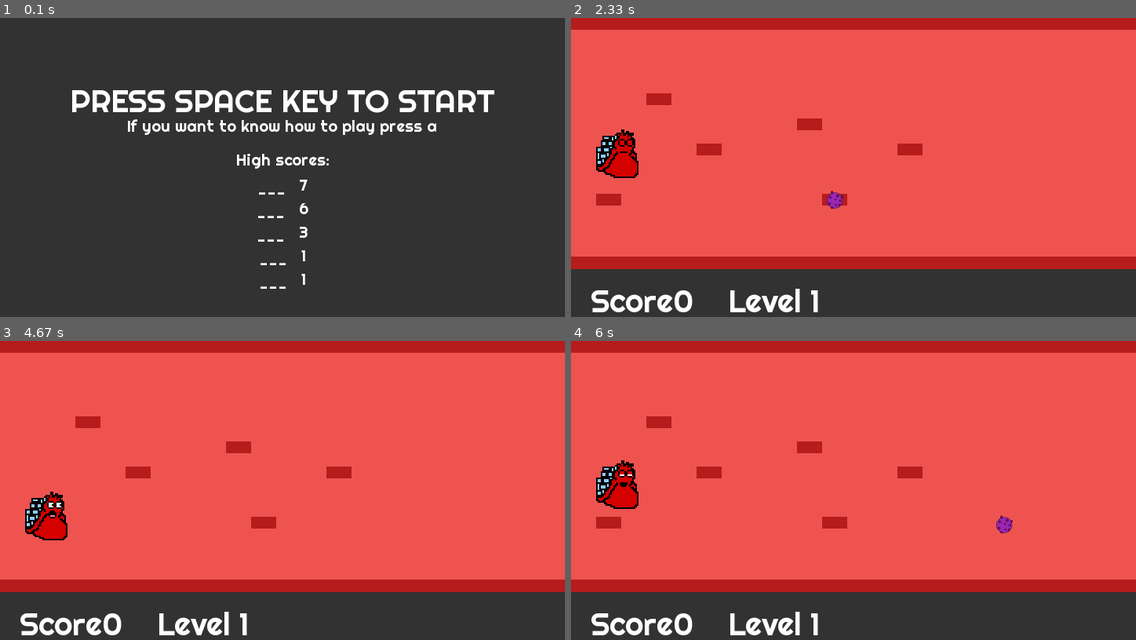
Above: before the commit, frames 1-4 (two rows, left to right).
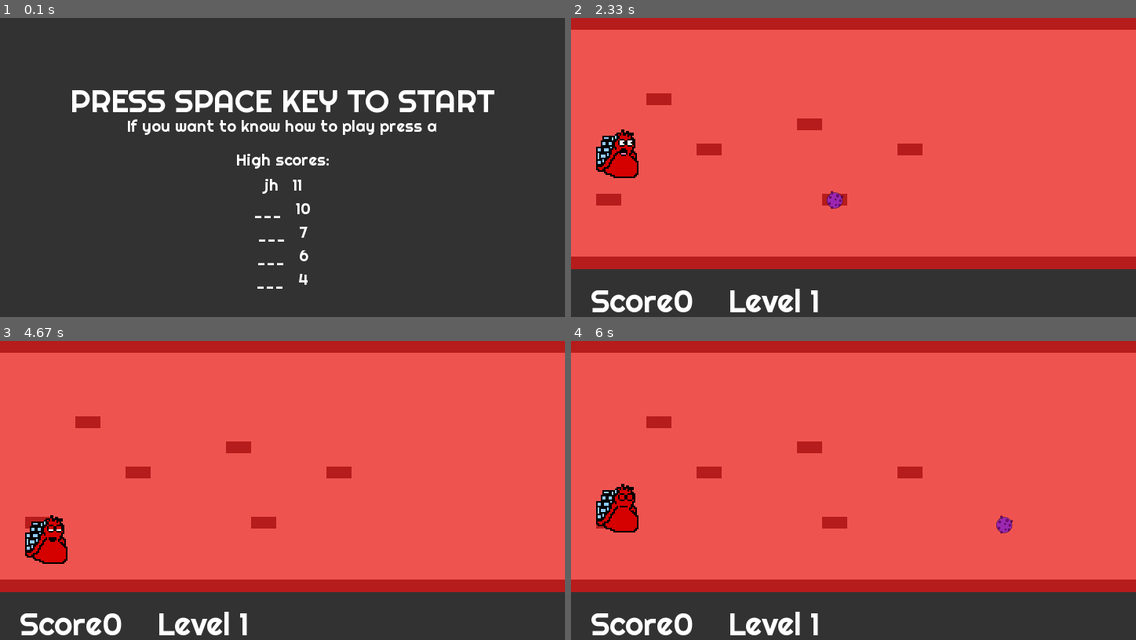
Above: after the commit, the same moments.

Repository: Moks8/pygame_virus
Game: pygame game, started from main.py
Same seed, same stepped clock (60 frames per second), same inputs: the game is played once before the commit and once after it.
Inputs:
- Up to frame 1 (0.1 s): no input
- Up to frame 2 (2.33 s): tap Space at 0.33 s; hold Down 1.17-1.63 s; hold Up 1.67-2.03 s; hold Down from 2.07 s (still down)
- Up to frame 3 (4.67 s): release Down at 2.43 s; hold Up 2.47-2.77 s; hold Down 2.8-3.1 s; tap Space at 3.13, 4.6 s; tap A at 3.47 s
- Up to frame 4 (6 s): hold Up 4.93-5.3 s; tap Space at 5, 5.4, 5.8 s; hold Down 5.33-5.7 s; hold Up from 5.73 s (still down)

The runs differ from the first frame. In frame 1, 0.4% of the frame differs, in the area x 45-55%, y 53-91%; in frame 2, less than 0.1%; in frame 3, 1.4%, in the area x 4-12%, y 50-75%; in frame 4, 1.4%.

Commit message:
Fix name entry

Diff:
--- a/main.py
+++ b/main.py
@@ -46,18 +46,7 @@
 
         self.start_game()
 
-
-    def kill (self,group):
-        lista_candidatos = pg.sprite.spritecollide(self.hero,self.scene.virus,True)
-
-        if len(lista_candidatos)>0:
-            self.game_over= True
-
-
-
-
     def on_loop (self):
-
         if self.game_over:
             if self.score > 0:
                 self.txt_level = self.font.render("ENTER YOUR NAME: " + str(self.hero_name), True, WHITE)
@@ -71,22 +60,22 @@
         else:
             self.score += self.scene.on_loop()
 
-        if self.scene.has_hero:
-            self.scene.repaint_rect(self.hero.rect)
+            if self.scene.has_hero:
+                self.scene.repaint_rect(self.hero.rect)
             self.hero.move()
-            self.kill(self.sprites)
-        self.marcador = self.font.render("Score" + str(self.score), True, WHITE)
+            self.marcador = self.font.render("Score" + str(self.score), True, WHITE)
 
-        if self.current_scene == len(self.scenes) -1:
-            self.txt_level = self.font.render("THE END", True, WHITE)
-        else:
-            self.txt_level = self.font.render("Level "+ (str(self.current_scene)), True, WHITE)
+            if self.current_scene == len(self.scenes) -1:
+                self.txt_level = self.font.render("THE END", True, WHITE)
+            else:
+                self.txt_level = self.font.render("Level "+ (str(self.current_scene)), True, WHITE)
+
+            if pg.sprite.spritecollideany(self.hero, self.scene.virus):
+                    self.game_over = True
 
     def on_render(self):
         if self.game_over:
-            self.pantalla.blit(self.game_over_image,
-                                (SCREEN_WIDTH // 2 - self.game_over_image.get_rect().width // 2,
-                                 SCREEN_HEIGHT // 2 - self.game_over_image.get_rect().height / 2))
+            self.pantalla.blit(self.game_over_image,(SCREEN_WIDTH / 2 - self.game_over_image.get_rect().width /2, SCREEN_HEIGHT / 2 - self.game_over_image.get_rect().height / 2))
             self.pantalla.fill(BACKGROUND,MARCADOR_RECT)
             self.pantalla.blit(self.marcador,MARCADOR_POS)
             self.pantalla.blit(self.txt_level, LEVEL_POS)
--- a/scenes.py
+++ b/scenes.py
@@ -76,6 +76,8 @@
         self.highscore = subfont.render("High scores:", True, WHITE)
         self.highscoreRect = self.highscore.get_rect()
         self.highscoreRect.center = (SCREEN_WIDTH//2,180)
+
+        self.scores_list = []
 
     def set_scores(self, scores):
         self.scores_list = []
Binary file changed: covid-scores.db
